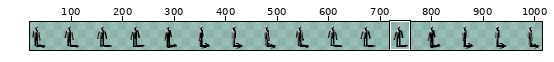
Two states of a sprite sheet, assets/man.png. The first picture is a wide view before the edit; the outline marks the close-up.
Close-up. Earlier state:
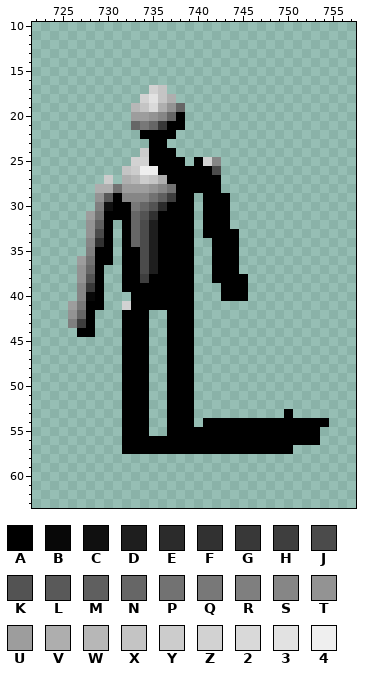
The file is 1024x64 pixels. Colours within 5 levels of each other are drawn and written as one. Shown: x 722..757, y 10..63. The wide view leaves out empty margins. The commit also changed other parts of the picture, which this record leaves out.
Palette (. is transparent): A #000000  B #080808  C #101010  D #1e1e1e  E #2b2b2b  F #313131  G #383838  H #3e3e3e  J #4b4b4b  K #535353  L #595959  M #5f5f5f  N #666666  P #727272  Q #787878  R #7f7f7f  S #868686  T #939393  U #9d9d9d  V #aeaeae  W #b7b7b7  X #c4c4c4  Y #cccccc  Z #d2d2d2  2 #d9d9d9  3 #e2e2e2  4 #efefef
Pixels before, first column x 726:
17 .........ZX..................
18 ........Z3XV.................
19 .......WX2VTN................
20 .......UUTSNA................
21 .......NQNGAA................
22 ........AAAA.................
23 .........AA..................
24 ........YAAA.................
25 .......ZZAAAA.AZS............
26 ......XY44AAAAAAJ............
27 ....Y.VWYXVAAAAAA............
28 ...VVPUUUTSPAAAAA............
29 ...TLASSSPMHAA.AAA...........
30 ...RCAAQNKEAAA.AAA...........
31 ..UPAAANKFAAAA.AAA...........
32 ..TMA.ANJDAAAA.AAA...........
33 ..TJA.ANJDAAAA.AAAA..........
34 ..SFA.ANJDAAAA..AAA..........
35 ..RAA.AAJDAAAA..AAA..........
36 .UPAA.AAJDAAAA..AAA..........
37 .TNA..AAJDAAAA..AAA..........
38 .TKA..AAHAAAAA..AAAA.........
39 .SGA..AAAAAAAA...AAA.........
40 .SBA...AAAAAAA...AAA.........
41 UQAA..ZAAAAAAA...............
42 TNA...AAA..AAA...............
43 RHA...AAA..AAA...............
44 .AA...AAA..AAA...............
45 ......AAA..AAA...............
46 ......AAA..AAA...............
47 ......AAA..AAA...............
48 ......AAA..AAA...............
49 ......AAA..AAA...............
50 ......AAA..AAA...............
51 ......AAA..AAA...............
52 ......AAA..AAA...............
53 ......AAA..AAA..........A....
54 ......AAA..AAA.AAAAAAAAAAAAAA
55 ......AAA..AAAAAAAAAAAAAAAAA.
56 ......AAAAAAAAAAAAAAAAAAAAAA.
57 ......AAAAAAAAAAAAAAAAAAA....
New version:
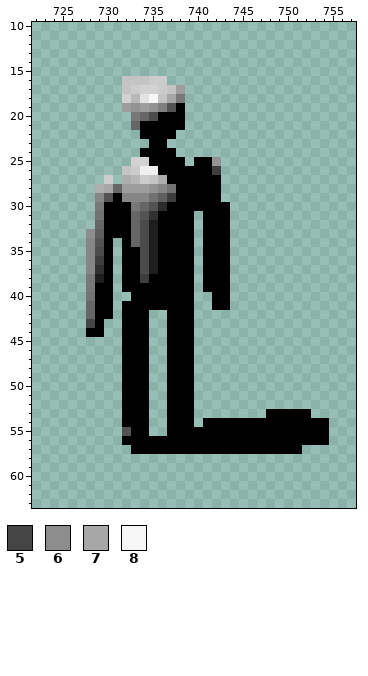
Colours new in this view: 5 #454545  6 #8d8d8d  7 #a7a7a7  8 #f6f6f6
Change:
y 16: x 732..736 ..... -> XXXYY
y 17: x 732..734 ... -> XYZ; x 736..738 X.. -> YXU
y 18: x 732..735 ..Z3 -> ZW38; x 737..738 V. -> 7Q
y 19: x 732..738 .WX2VTN -> UTUTRKA
y 20: x 733..737 UUTSN -> QNJAA
y 21: x 734..736 QNG -> AAA
y 24: x 734 Y -> A
y 25: x 741..742 ZS -> AT
y 26: x 742 J -> H
y 28: x 730..731 VP -> 7N
y 29: x 729..730 TL -> SK; x 740 . -> A; x 743 A -> .
y 30: x 729..730 RC -> QA; x 740 . -> A
y 31: x 728 U -> .
y 32: x 728..729 TM -> .N; x 731 . -> A
y 33: x 728..729 TJ -> 6M; x 731 . -> A; x 744 A -> .
y 34: x 729 F -> K; x 741 . -> A; x 744 A -> .
y 35: x 728..729 RA -> SJ; x 741 . -> A; x 744 A -> .
y 36: x 727..729 UPA -> .SH; x 741 . -> A; x 744 A -> .
y 37: x 727..730 TNA. -> .SFA; x 741 . -> A; x 744 A -> .
y 38: x 727..730 TKA. -> .QDA; x 741 . -> A; x 744..745 AA -> ..
y 39: x 727..728 SG -> .Q; x 730 . -> A; x 741..742 .. -> AA; x 744..745 AA -> ..
y 40: x 727..728 SB -> .P; x 730 . -> A; x 742 . -> A; x 744..745 AA -> ..
y 41: x 726..728 UQA -> ..N; x 730 . -> A; x 732 Z -> A; x 742..743 .. -> AA
y 42: x 726..730 TNA.. -> ..NAA
y 43: x 726..729 RHA. -> ..5A
y 44: x 727 A -> .; x 729 . -> A
y 53: x 748..749 .. -> AA; x 751..752 .. -> AA
y 55: x 732 A -> K; x 754 . -> A
y 56: x 754 . -> A
y 57: x 732 A -> .; x 751 . -> A
